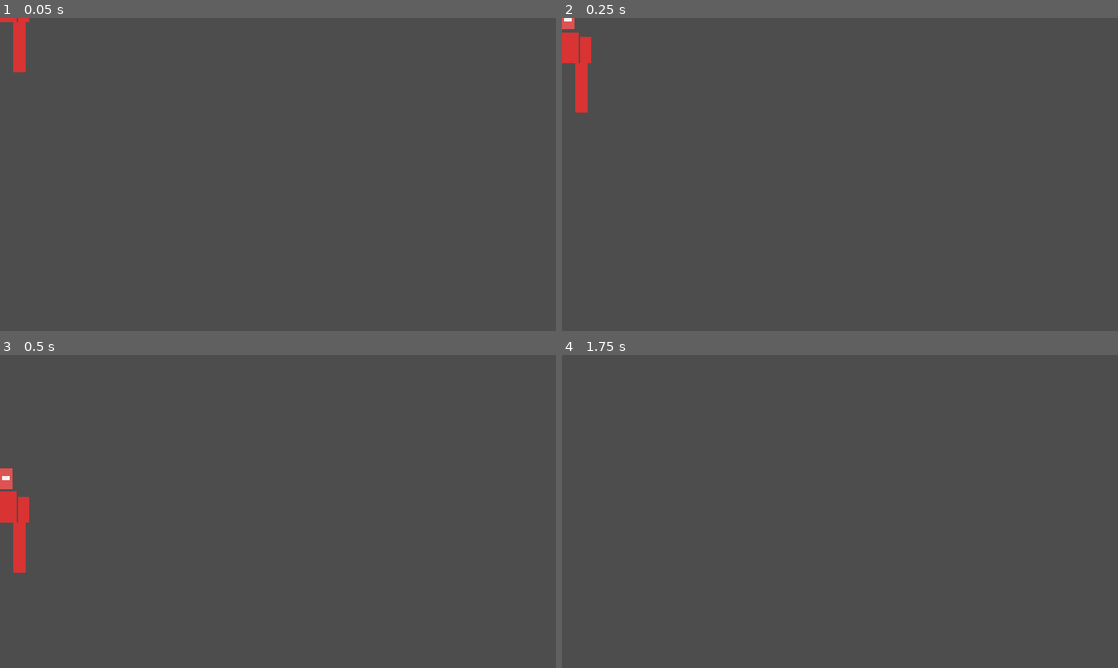
Above: before the commit, frames 1-4 (two rows, left to right).
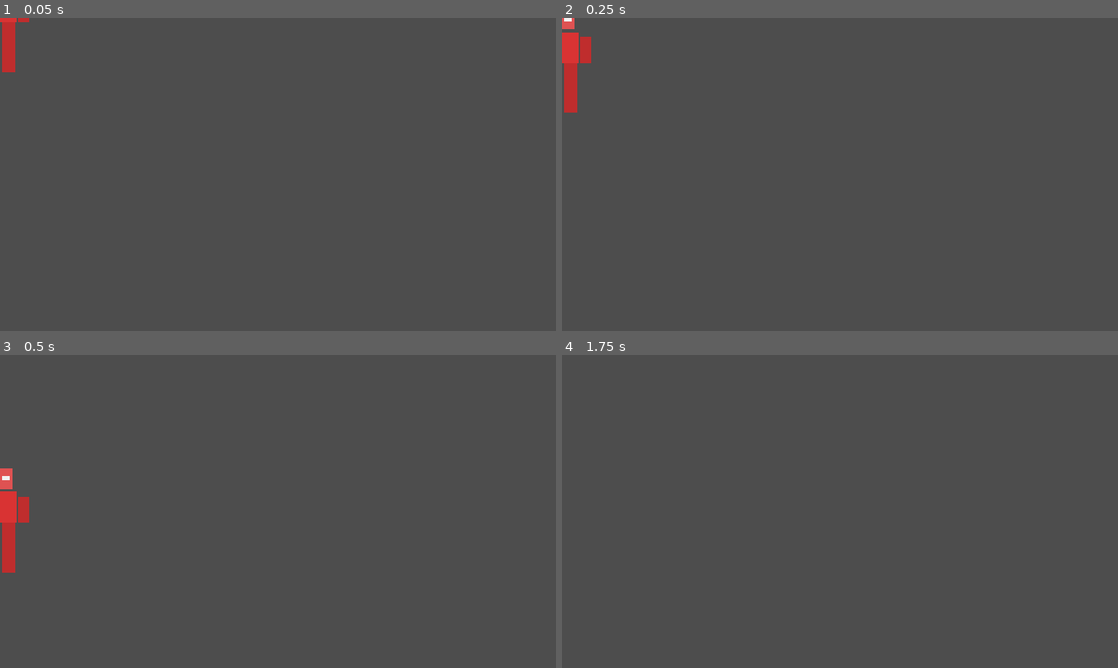
Above: after the commit, the same moments.

Repository: al5ina5/fighter
Game: Godot game, scene res://scenes/Player.tscn
Two runs of this game, one before a commit and one after it. Both use one fixed random seed, a clock stepped at 60 frames per second and the inputs below. This scene is started directly instead of the project's main scene.
Inputs:
- Up to frame 1 (0.05 s): no input
- Up to frame 2 (0.25 s): no input
- Up to frame 3 (0.5 s): no input
- Up to frame 4 (1.75 s): tap Enter (ui_accept) at 0.5, 1.25 s; hold D (p1_move_right) from 0.53 s (still down); tap S (p1_block) at 0.6 s; tap W (p1_jump) at 0.77, 1.52 s; tap R (p1_heavy) at 1.35 s

The runs differ from the first frame. In frame 1, 0.7% of the frame differs, in the area x 0-6%, y 0-18%; in frame 2, 0.8%; in frame 3, 0.8%, in the area x 0-6%, y 45-70%; in frame 4, nothing differs.

Commit message:
Revert stance pose; restore colored near/far limbs; target by distance: light=closest limb, heavy=farthest limb

Diff:
--- a/scripts/Player.gd
+++ b/scripts/Player.gd
@@ -12,14 +12,13 @@
 	"leg_l": 40.0, "leg_r": 40.0,
 }
 const LIMBS := ["head", "torso", "arm_l", "arm_r", "leg_l", "leg_r"]
-const LEG_BASE := {"leg_l": -7.0, "leg_r": 7.0}
-
-const HIGH_L := {"band": "high", "windup": 0.12, "active": 0.08, "recovery": 0.20, "damage": 6.0, "knockback": 200.0, "stun": 0.24, "aim": -14.0, "reach": Vector2(80, 80), "swing": 0.9}
-const HIGH_H := {"band": "high", "windup": 0.24, "active": 0.10, "recovery": 0.34, "damage": 11.0, "knockback": 320.0, "stun": 0.36, "aim": -14.0, "reach": Vector2(90, 90), "swing": 1.1}
-const MID_L := {"band": "mid", "windup": 0.10, "active": 0.08, "recovery": 0.16, "damage": 5.0, "knockback": 180.0, "stun": 0.22, "aim": 0.0, "reach": Vector2(75, 75), "swing": 0.8}
-const MID_H := {"band": "mid", "windup": 0.20, "active": 0.10, "recovery": 0.28, "damage": 9.0, "knockback": 300.0, "stun": 0.32, "aim": 0.0, "reach": Vector2(85, 85), "swing": 1.0}
-const LOW_L := {"band": "low", "windup": 0.24, "active": 0.10, "recovery": 0.26, "damage": 8.0, "knockback": 260.0, "stun": 0.34, "aim": 14.0, "reach": Vector2(95, 100), "swing": 1.1}
-const LOW_H := {"band": "low", "windup": 0.38, "active": 0.12, "recovery": 0.42, "damage": 14.0, "knockback": 400.0, "stun": 0.46, "aim": 14.0, "reach": Vector2(105, 110), "swing": 1.4}
+
+const HIGH_L := {"band": "high", "heavy": false, "windup": 0.12, "active": 0.08, "recovery": 0.20, "damage": 6.0, "knockback": 200.0, "stun": 0.24, "aim": -14.0, "reach": Vector2(80, 80), "swing": 0.9}
+const HIGH_H := {"band": "high", "heavy": true, "windup": 0.24, "active": 0.10, "recovery": 0.34, "damage": 11.0, "knockback": 320.0, "stun": 0.36, "aim": -14.0, "reach": Vector2(90, 90), "swing": 1.1}
+const MID_L := {"band": "mid", "heavy": false, "windup": 0.10, "active": 0.08, "recovery": 0.16, "damage": 5.0, "knockback": 180.0, "stun": 0.22, "aim": 0.0, "reach": Vector2(75, 75), "swing": 0.8}
+const MID_H := {"band": "mid", "heavy": true, "windup": 0.20, "active": 0.10, "recovery": 0.28, "damage": 9.0, "knockback": 300.0, "stun": 0.32, "aim": 0.0, "reach": Vector2(85, 85), "swing": 1.0}
+const LOW_L := {"band": "low", "heavy": false, "windup": 0.24, "active": 0.10, "recovery": 0.26, "damage": 8.0, "knockback": 260.0, "stun": 0.34, "aim": 14.0, "reach": Vector2(95, 100), "swing": 1.1}
+const LOW_H := {"band": "low", "heavy": true, "windup": 0.38, "active": 0.12, "recovery": 0.42, "damage": 14.0, "knockback": 400.0, "stun": 0.46, "aim": 14.0, "reach": Vector2(105, 110), "swing": 1.4}
 
 signal died
 
@@ -64,7 +63,6 @@
 		_refresh_limb_colors()
 
 	_update_facing()
-	_apply_stance_pose()
 
 	if not is_on_floor():
 		velocity.y += GRAVITY * delta
@@ -109,7 +107,7 @@
 		if _is_legless():
 			data["band"] = "low"
 			data["aim"] = 26.0
-		var swing := _swing_limb(data.band)
+		var swing := _swing_limb(data.band, heavy)
 		if swing != "":
 			data["name"] = swing
 			_start_attack(data)
@@ -132,21 +130,21 @@
 	return MID_L.duplicate()
 
 
-func _swing_limb(band: String) -> String:
+func _swing_limb(band: String, heavy: bool) -> String:
+	var near := "r" if facing == 1 else "l"
+	var far := "l" if near == "r" else "r"
+	var order: Array = [near, far] if not heavy else [far, near]
 	if band == "high" or band == "mid":
-		if _limb_available(_arm_lead()):
-			return _arm_lead()
-		if _limb_available(_arm_other()):
-			return _arm_other()
+		for side in order:
+			if _limb_available("arm_" + side):
+				return "arm_" + side
 		return ""
-	if _limb_available(_leg_lead()):
-		return _leg_lead()
-	if _limb_available(_leg_other()):
-		return _leg_other()
-	if _limb_available(_arm_lead()):
-		return _arm_lead()
-	if _limb_available(_arm_other()):
-		return _arm_other()
+	for side in order:
+		if _limb_available("leg_" + side):
+			return "leg_" + side
+	for side in order:
+		if _limb_available("arm_" + side):
+			return "arm_" + side
 	return ""
 
 
@@ -201,21 +199,21 @@
 		if victim == null or victim == self:
 			continue
 		hit_landed = true
-		var target: String = _pick_target(victim, attack.band)
+		var target: String = _pick_target(victim, attack.band, attack.heavy)
 		victim.take_part_hit(target, attack.damage, global_position.x, attack.knockback, attack.stun)
 		return
 
 
-func _pick_target(victim, band: String) -> String:
-	for name in _target_priority(victim, band):
+func _pick_target(victim, band: String, heavy: bool) -> String:
+	for name in _target_priority(victim, band, heavy):
 		if not victim.limb_hp[name].gone:
 			return name
 	return "torso"
 
 
-func _target_priority(victim, band: String) -> Array:
-	var lead: String = victim.lead_side()
-	var other := "l" if lead == "r" else "r"
+func _target_priority(victim, band: String, heavy: bool) -> Array:
+	var closer := "l" if global_position.x < victim.global_position.x else "r"
+	var farther := "r" if closer == "l" else "l"
 	if victim._is_legless():
 		match band:
 			"high":
@@ -223,14 +221,20 @@
 			"mid":
 				return ["head", "torso"]
 			"low":
-				return ["torso", "arm_" + lead, "arm_" + other]
+				if heavy:
+					return ["arm_" + farther, "arm_" + closer, "torso"]
+				return ["arm_" + closer, "arm_" + farther, "torso"]
 	match band:
 		"high":
 			return ["head", "torso"]
 		"mid":
-			return ["arm_" + lead, "arm_" + other, "torso"]
+			if heavy:
+				return ["arm_" + farther, "arm_" + closer, "torso"]
+			return ["arm_" + closer, "arm_" + farther, "torso"]
 		"low":
-			return ["leg_" + lead, "leg_" + other, "torso"]
+			if heavy:
+				return ["leg_" + farther, "leg_" + closer, "torso"]
+			return ["leg_" + closer, "leg_" + farther, "torso"]
 	return ["torso"]
 
 
@@ -341,21 +345,12 @@
 func _limb_color(name: String) -> Color:
 	if name == "head":
 		return body_color.lightened(0.15)
-	return body_color
-
-
-func _apply_stance_pose() -> void:
-	if state == State.KO:
-		return
-	var f := float(facing)
+	if name == "torso":
+		return body_color
 	var lead := "r" if stance == 1 else "l"
-	for leg in ["leg_l", "leg_r"]:
-		var node: Node2D = _get_limb_node(leg)
-		var base: float = LEG_BASE[leg]
-		if leg.ends_with("_" + lead):
-			node.position.x = base + 8.0 * f
-		else:
-			node.position.x = base - 4.0 * f
+	if name.ends_with("_" + lead):
+		return body_color.darkened(0.12)
+	return body_color.lightened(0.10)
 
 
 func _get_limb_body(name: String) -> ColorRect:
@@ -380,26 +375,6 @@
 
 func _has_leg() -> bool:
 	return not (limb_hp["leg_l"].gone and limb_hp["leg_r"].gone)
-
-
-func lead_side() -> String:
-	return "r" if stance == 1 else "l"
-
-
-func _arm_lead() -> String:
-	return "arm_" + lead_side()
-
-
-func _arm_other() -> String:
-	return "arm_" + ("l" if lead_side() == "r" else "r")
-
-
-func _leg_lead() -> String:
-	return "leg_" + lead_side()
-
-
-func _leg_other() -> String:
-	return "leg_" + ("l" if lead_side() == "r" else "r")
 
 
 func _torso_mult() -> float:
